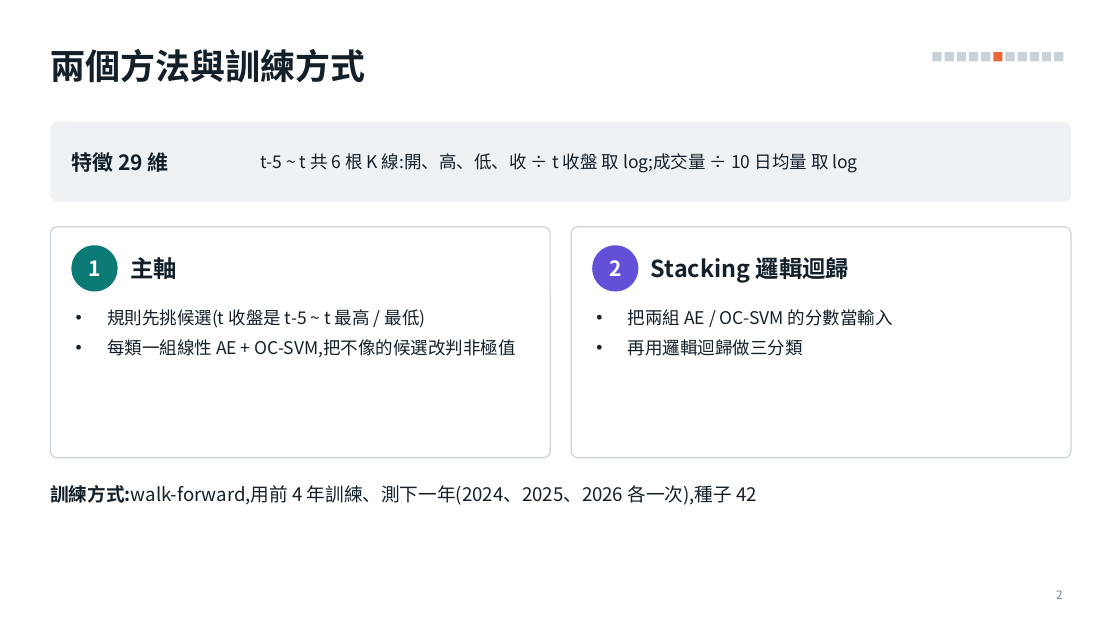
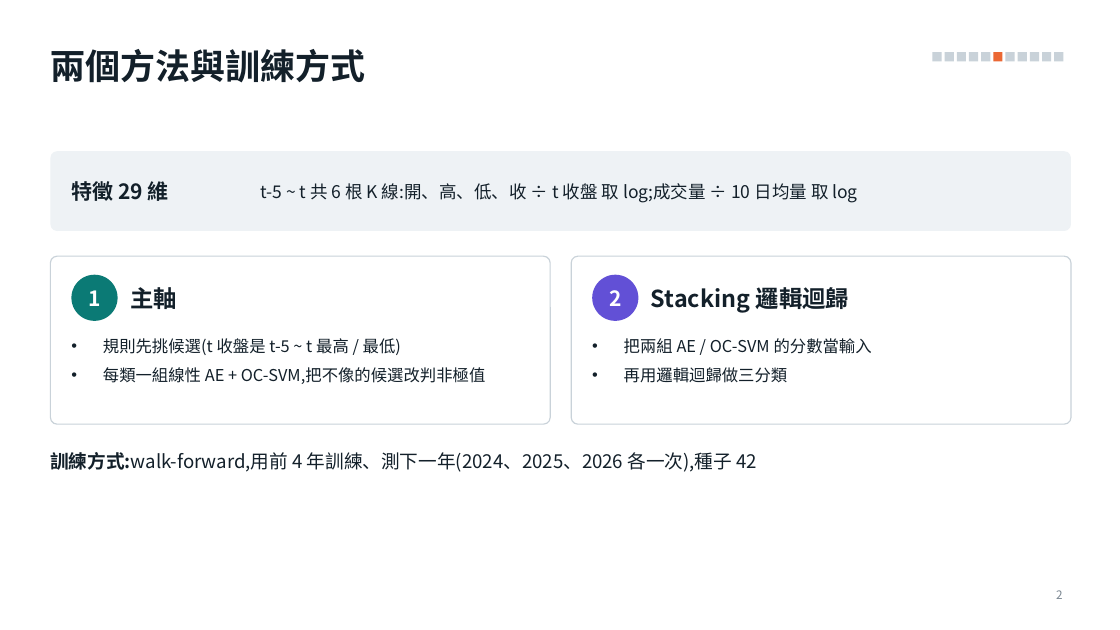
Before and after one commit to alextixu/fcukproject, a slide deck: slide 2 of method_kline_peak/report/kline_peak_report.pptx. Drawn at 1120x630 pixels with LibreOffice and Linux fonts; fonts in the diff are those of the drawing. Boxes give left, top, right and bottom in pixels: in the first picture for what was removed or moved away, otherwise in the second. Text is boxed around its words. In the diff, an @@ line names an element or a change of style, - is before the commit and + after.

```diff
--- a/method_kline_peak/report/kline_peak_report.pptx
+++ b/method_kline_peak/report/kline_peak_report.pptx
@@ rounded rectangle: place and size @@
-rounded rectangle at <box>50,227,550,458</box>
+rounded rectangle at <box>50,256,550,424</box>
@@ rounded rectangle at <box>50,256,550,424</box>: proportions changed @@
@@ rounded rectangle at <box>571,256,1071,424</box>: proportions changed @@
@@ rounded rectangle: place and size @@
-rounded rectangle at <box>571,227,1071,458</box>
+rounded rectangle at <box>571,256,1071,424</box>
@@ 6 texts, 2 ellipses, 1 rounded rectangle: place and size @@
-6 texts, 2 ellipses, 1 rounded rectangle at <box>50,122,1071,292</box>
+6 texts, 2 ellipses, 1 rounded rectangle at <box>50,151,1071,321</box>
@@ text "規則先挑候選(t 收盤是 t-5 ~ t ...": place and size @@
-text "規則先挑候選(t 收盤是 t-5 ~ t ..." at <box>107,309,515,357</box>
+text "規則先挑候選(t 收盤是 t-5 ~ t ..." at <box>103,338,486,384</box>
@@ text "規則先挑候選(t 收盤是 t-5 ~ t ..." at <box>103,338,486,384</box>: size 15 to 14 pt @@
@@ text "把兩組 AE / OC-SVM 的分數當輸入" at <box>624,338,872,383</box>: size 15 to 14 pt @@
@@ text "把兩組 AE / OC-SVM 的分數當輸入": place and size @@
-text "把兩組 AE / OC-SVM 的分數當輸入" at <box>628,309,893,356</box>
+text "把兩組 AE / OC-SVM 的分數當輸入" at <box>624,338,872,383</box>
@@ text "訓練方式:walk-forward,用前 4 年訓練、測下一年(2024、2025、2026 各一次),種子 42": place and size @@
-text "訓練方式:walk-forward,用前 4 年訓練、測下一年(2024、2025、2026 各一次),種子 42" at <box>50,485,757,505</box>
+text "訓練方式:walk-forward,用前 4 年訓練、測下一年(2024、2025、2026 各一次),種子 42" at <box>50,452,757,472</box>
```
Also in this commit, not shown: 3 other slides changed, 5 other files.
